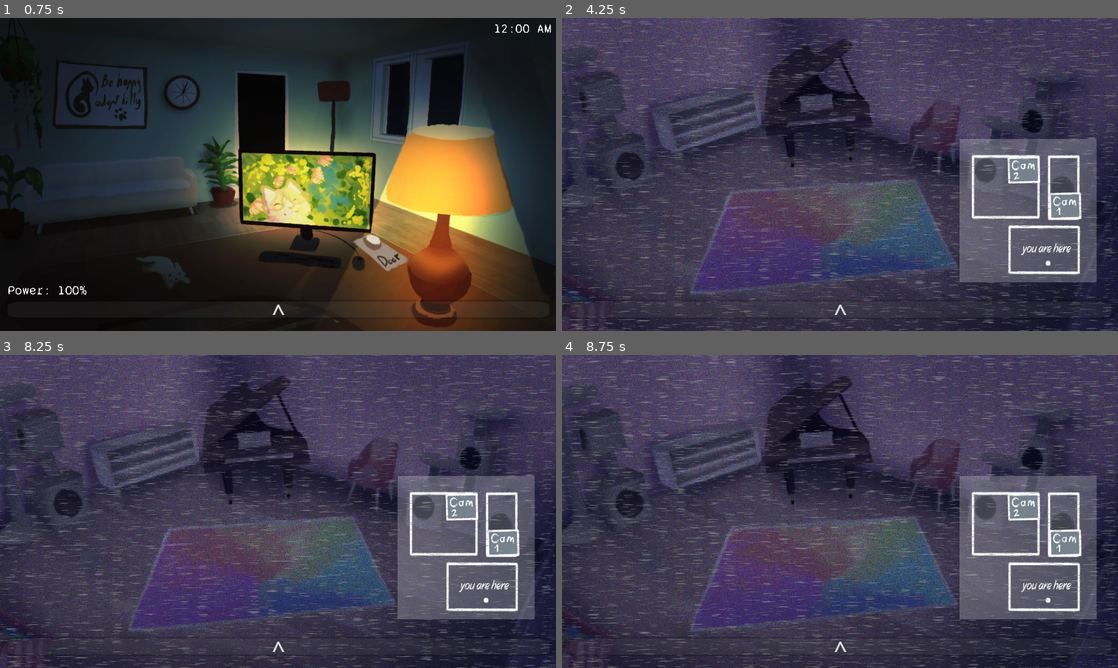
Above: before the commit, frames 1-4 (two rows, left to right).
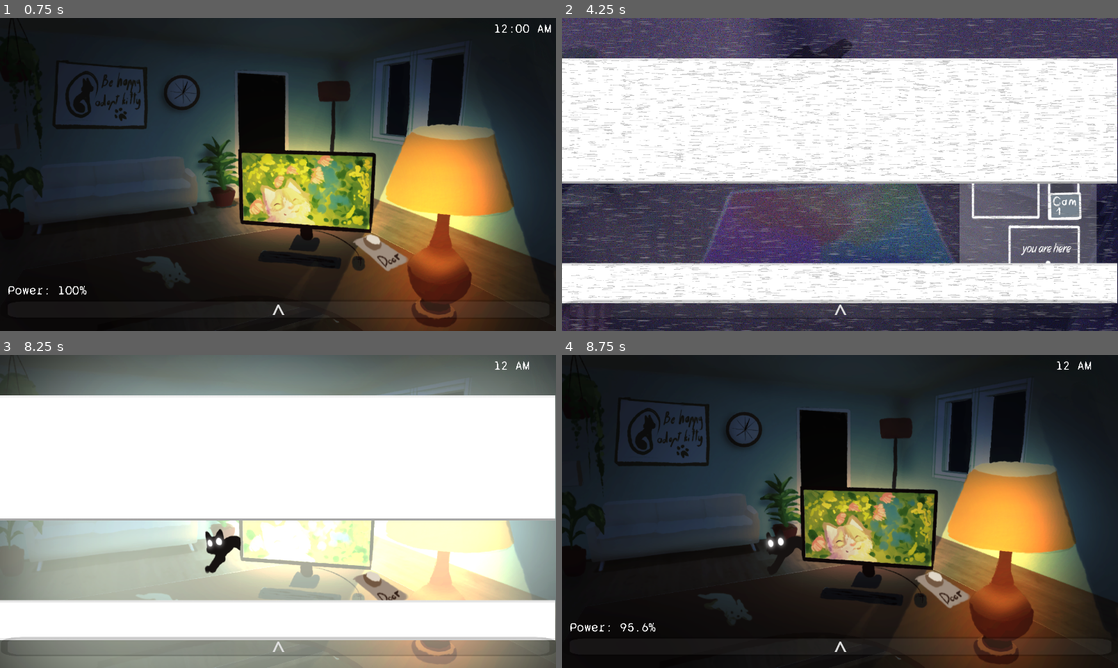
Above: after the commit, the same moments.

Repository: GrayAndWise/MeowsacreGame
Game: Godot game, scene res://office.tscn
The game is run twice, just before and just after one commit, with the same random seed, the same clock (stepped at 60 frames per second) and the same inputs. This scene is started directly instead of the project's main scene.
Inputs (mouse positions are in pixels of both pictures, inside the frame that each line leads up to):
- Up to frame 1 (0.75 s): tap Enter at 0.5 s; move the mouse to (278, 312) at 0.52 s; press the mouse at (278, 312) at 0.53 s
- Up to frame 2 (4.25 s): move the mouse to (728, 190) at 1.27 s; release the mouse at (728, 190) at 1.28 s; click (728, 190) at 1.35 s; move the mouse to (895, 105) at 2.02 s; press the mouse at (895, 105) at 2.03 s; move the mouse to (812, 237) at 2.77 s; release the mouse at (812, 237) at 2.78 s; click (812, 237) at 2.85 s; move the mouse to (1006, 221) at 3.52 s; press the mouse at (1006, 221) at 3.53 s
- Up to frame 3 (8.25 s): move the mouse to (111, 464) at 4.27 s; release the mouse at (111, 464) at 4.28 s; click (111, 464) at 4.35 s; move the mouse to (305, 511) at 5.02 s; press the mouse at (305, 511) at 5.03 s; move the mouse to (194, 433) at 5.77 s; release the mouse at (194, 433) at 5.78 s; click (194, 433) at 5.85 s; move the mouse to (400, 495) at 6.52 s; press the mouse at (400, 495) at 6.53 s; move the mouse to (166, 527) at 7.27 s; release the mouse at (166, 527) at 7.28 s; click (166, 527) at 7.35 s; move the mouse to (333, 442) at 8.02 s; press the mouse at (333, 442) at 8.03 s
- Up to frame 4 (8.75 s): no input

Frame 1 is identical in both runs. In frame 2, 52% of the frame differs, in the area x 0-100%, y 12-92%; in frame 3, 98%, in the area x 0-100%, y 0-100%; in frame 4, 91%.

Commit message:
update 5.7
george update!!!

Diff:
--- a/office.tscn
+++ b/office.tscn
@@ -347,7 +347,6 @@
 script = ExtResource("2_6rmj5")
 
 [node name="GameTimer" type="Timer" parent="Label" unique_id=501431270]
-wait_time = 60.0
 autostart = true
 
 [node name="TimeLabel" type="Label" parent="Label" unique_id=1529172921]
--- a/scripts/georgeLogic.gd
+++ b/scripts/georgeLogic.gd
@@ -4,7 +4,7 @@
 var doorOpen = false
 enum Room { CAM1, CAM2, OFFICE_DOOR }
 var currentRoom : Room = Room.CAM2
-var aiLevel : int = 5
+var aiLevel : int = 15
 var pathIndex : int = 0
 var path = [Room.CAM1, Room.CAM2, Room.OFFICE_DOOR]
 
@@ -31,13 +31,15 @@
 
 func tryMove() -> void:
 	if randi() % 20 < aiLevel:
-		pathIndex = min(pathIndex + 1, path.size() - 1)
+		var move = randi() % 3 - 1  # -1, 0, or +1
+		pathIndex = clamp(pathIndex + move, 0, path.size() - 1)
 		currentRoom = path[pathIndex]
 		var frames = roomFrames[currentRoom]
 		$".".frame = frames[randi() % frames.size()]
 		if label.cameras_open:
 			$"../camera/AnimatedSprite2D".play() # glitch
 			$"../camera/AudioStreamPlayer2D".play() #glitch sound
+		print("Current room:", currentRoom, " Frame:", $".".frame)
 		if currentRoom == Room.OFFICE_DOOR:
 			checkJumpscare()
 		updateVisibility(get_node("../camera").currentCam)
@@ -67,12 +69,11 @@
 		$"../CanvasLayer/Label".visible=false
 
 func updateVisibility(currentCam: int) -> void:
-	if $jumpscare.visible:
-		$".".visible = true
-		return
 	if currentRoom == Room.CAM1 and currentCam == 1:
 		$".".visible = true
 	elif currentRoom == Room.CAM2 and currentCam == 0:
+		$".".visible = true
+	elif currentRoom == Room.OFFICE_DOOR and currentCam == 1:
 		$".".visible = true
 	else:
 		$".".visible = false
--- a/scripts/menubtn.gd
+++ b/scripts/menubtn.gd
@@ -25,11 +25,12 @@
 			get_tree().change_scene_to_file("res://settings.tscn")
 
 func TextDone(animName : StringName) -> void:
+	if get_tree() == null:
+		return
+
 	if name == "newgame":
 		get_tree().paused = false
-		var scene : PackedScene = load("res://night.tscn")
-		get_tree().change_scene_to_packed(scene)
+		get_tree().change_scene_to_file("res://night.tscn")
 	elif name == "options":
 		get_tree().paused = false
-		var scene : PackedScene = load("res://settings.tscn")
-		get_tree().change_scene_to_packed(scene)
+		get_tree().change_scene_to_file("res://settings.tscn")
--- a/scripts/time.gd
+++ b/scripts/time.gd
@@ -17,7 +17,7 @@
 func _on_tick() -> void:
 	time_seconds += 1
 
-	var drain = 1
+	var drain = 0.05
 	if label.cameras_open: drain += 0.5
 	if george.doorOpen: drain += 0.5
 	power = max(power - drain, 0.0)
